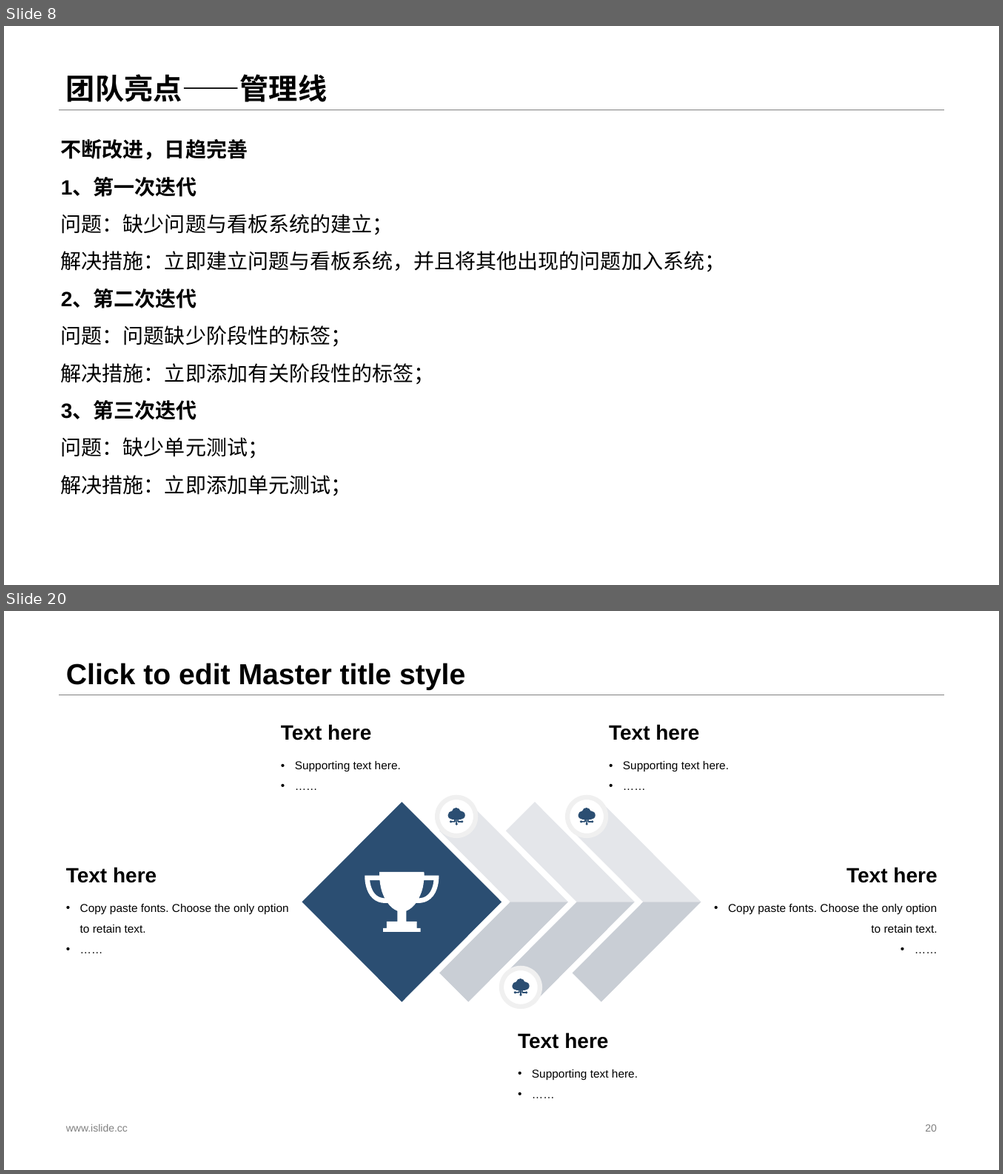
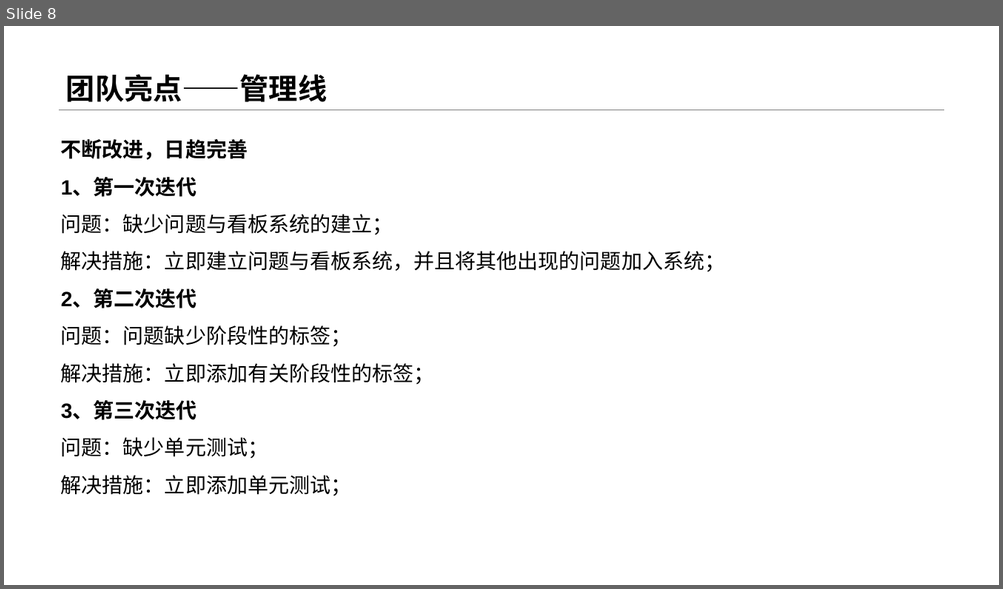
Before and after one commit to sebuaa2019/Team108, a slide deck: 申优答辩工作/申优答辩/Team108-申优答辩.pptx. Shown one above the other, each under a label of ours: slides 8 and 20 before the commit, slide 8 after it; the slides between them are not shown. The pictures are 1003x1174 and 1003x589 pixels, drawn with LibreOffice and Linux fonts; fonts in the diff are those of the drawing. Boxes give left, top, right and bottom in pixels: in the first picture for what was removed or moved away, otherwise in the second. Text is boxed around its words. In the diff, an @@ line names an element or a change of style, - is before the commit and + after.

```diff
--- a/申优答辩工作/申优答辩/Team108-申优答辩.pptx
+++ b/申优答辩工作/申优答辩/Team108-申优答辩.pptx
@@ slide 20 removed at (4,611,999,1170), background #FFFFFF; not listed: 1 template element that a slide beside it also shows @@
@@ title removed at (66,663,465,690) @@
-Click to edit Master title style
@@ group removed at (66,724,936,1081): 10 freeform shapes, 10 texts, 3 ellipses, 1 diamond @@
-Text here
-• Copy paste fonts. Choose the only option to retain text.
-• ……
-Text here
-• Copy paste fonts. Choose the only option to retain text.
-• ……
-Text here
-• Supporting text here.
-• ……
-Text here
-• Supporting text here.
-• ……
-Text here
-• Supporting text here.
-• ……
@@ text removed at (66,1125,128,1132) @@
-www.islide.cc
@@ page number removed at (925,1125,936,1132) @@
-20
```
Also in this commit, not shown: 2 slides changed, 2 slides added, 32 other slides removed.
